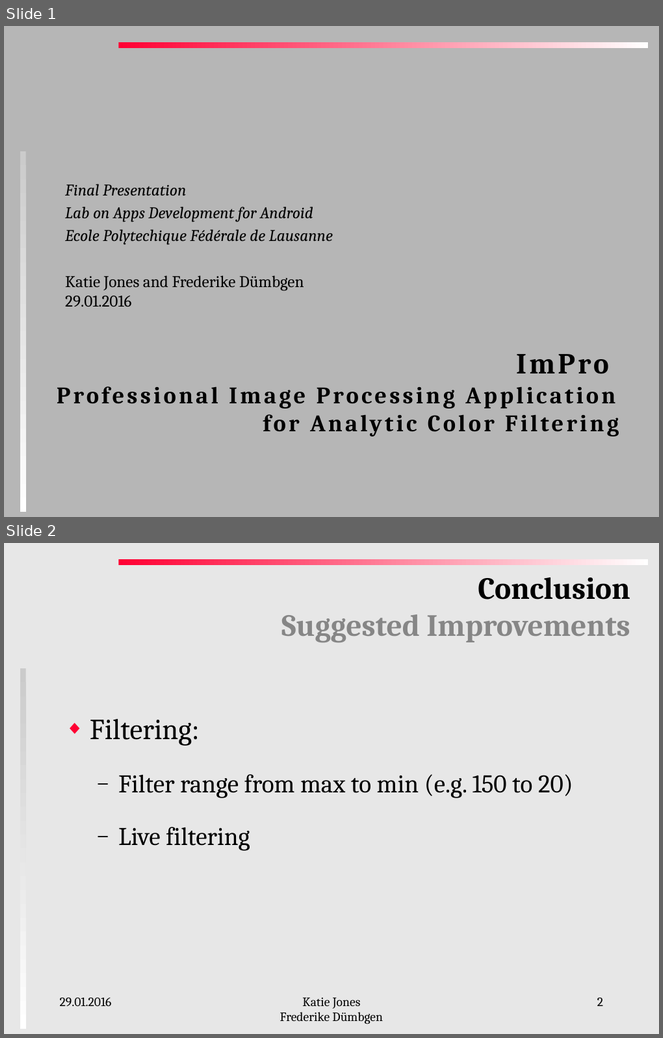
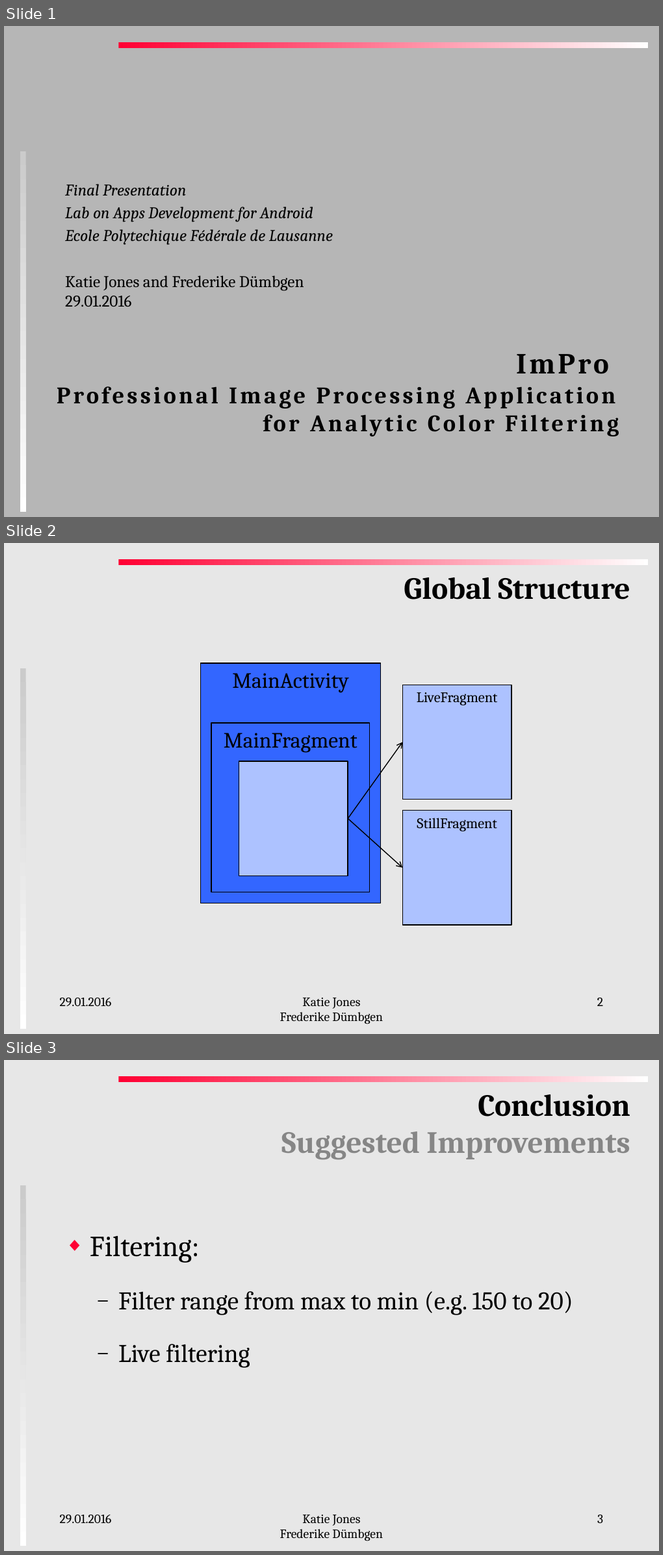
Before and after one commit to katie-jones/impro, a slide deck: FinalPresentation.pptx. Shown one above the other, each under a label of ours: slides 1 and 2 before the commit, slides 1, 2 and 3 after it. The pictures are 663x1038 and 663x1555 pixels, drawn with LibreOffice and Linux fonts; fonts in the diff are those of the drawing. Boxes give left, top, right and bottom in pixels: in the first picture for what was removed or moved away, otherwise in the second. Text is boxed around its words. In the diff, an @@ line names an element or a change of style, - is before the commit and + after.

Commit message:
deleted Internal saving function and put filelist view into fragment

```diff
--- a/FinalPresentation.pptx
+++ b/FinalPresentation.pptx
@@ slide 2 added at (4,543,659,1034), background #E7E7E7; not listed: 2 template elements that a slide beside it also shows @@
@@ title added at (404,577,630,600), 34 pt, text #000000, bold @@
+Global Structure
@@ rectangle added at (200,663,381,903), fill #3366FF, outline #000000 1 pt, 24 pt, text #000000 @@
+MainActivity
@@ rectangle added at (402,685,512,800), fill #ADC2FF, outline #000000 1 pt, 16 pt, text #000000 @@
+LiveFragment
@@ rectangle added at (212,723,370,892), fill #3366FF, outline #000000 1 pt, 24 pt, text #000000 @@
+MainFragment
@@ arrow added from (348, 819) to (402, 742), #000000 1 pt @@
@@ rectangle added at (239,761,348,876), fill #ADC2FF, outline #000000 1 pt @@
@@ rectangle added at (402,810,512,925), fill #ADC2FF, outline #000000 1 pt, 16 pt, text #000000 @@
+StillFragment
@@ arrow added from (348, 819) to (402, 868), #000000 1 pt @@
@@ text added at (60,998,112,1006), 14 pt, text #000000 @@
+29.01.2016
@@ text added at (280,998,383,1025), 14 pt, text #000000 @@
+Katie Jones
+Frederike Dümbgen
@@ page number added at (597,998,603,1006), 14 pt, text #000000 @@
+2
@@ what was slide 2 is now slide 3 @@
@@ page number at (597,1515,603,1523): text changed @@
-2
+3
```
Also in this commit, not shown: 8 other files.
